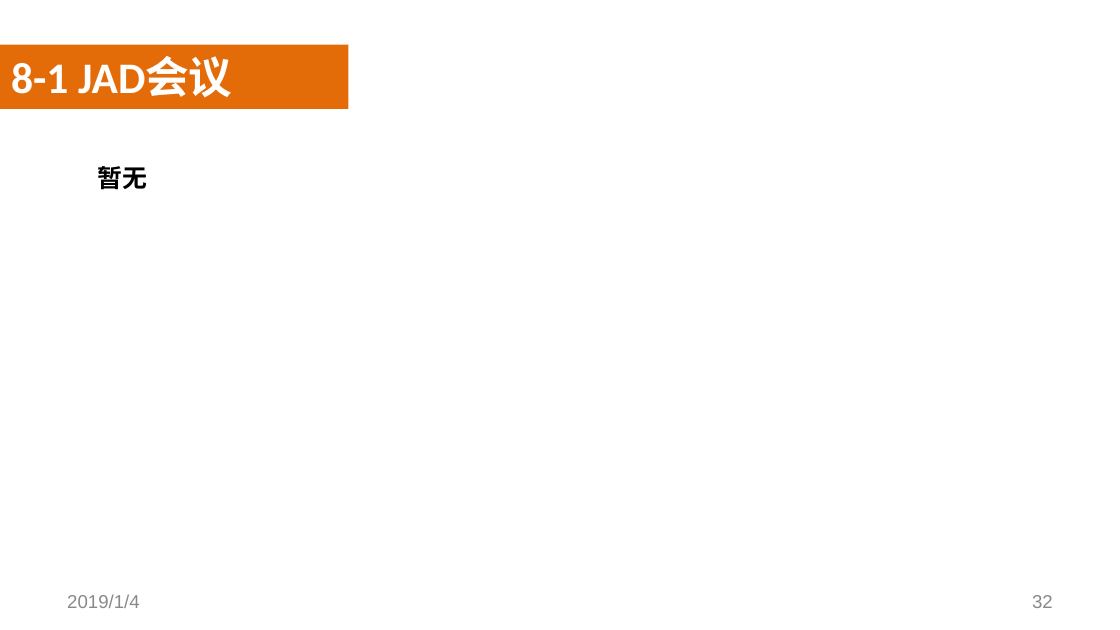
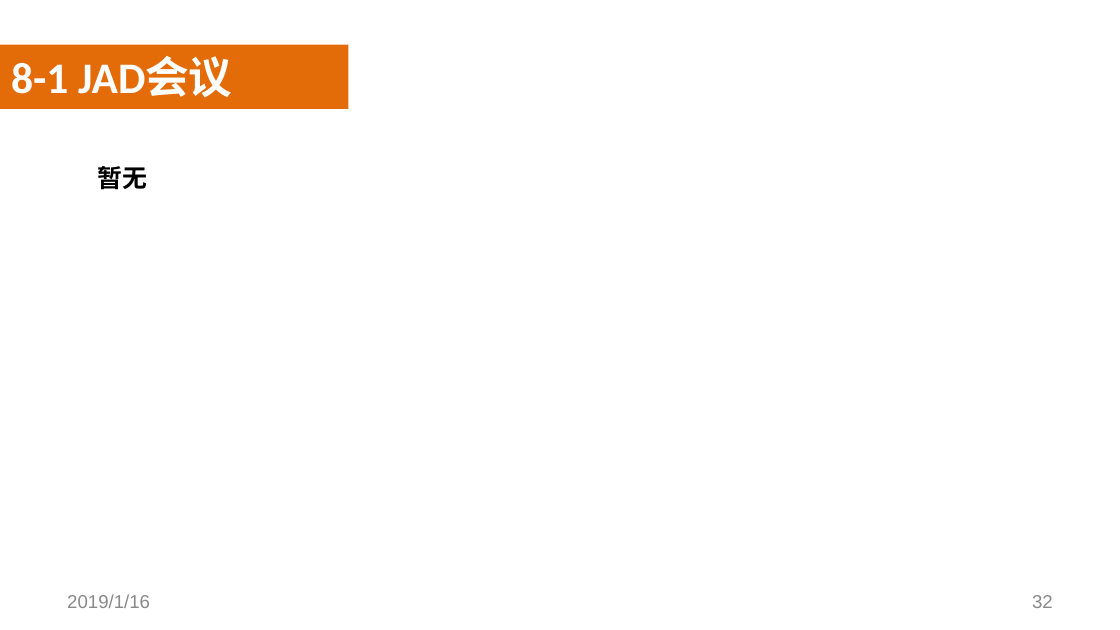
Before and after one commit to SoftwareRequirtmentsG02/Document, a slide deck: slide 32 of 案例教学系统/受控文档/分析设计/PPT/PRD2018-G02-SRS评审PPT.pptx. Drawn at 1120x630 pixels with LibreOffice and Linux fonts; fonts in the diff are those of the drawing; background and template pictures are left out. Boxes give left, top, right and bottom in pixels: in the first picture for what was removed or moved away, otherwise in the second. Text is boxed around its words. In the diff, an @@ line names an element or a change of style, - is before the commit and + after.

```diff
--- a/案例教学系统/受控文档/分析设计/PPT/PRD2018-G02-SRS评审PPT.pptx
+++ b/案例教学系统/受控文档/分析设计/PPT/PRD2018-G02-SRS评审PPT.pptx
@@ text at bbox=[67, 594, 150, 608]: text changed @@
-2019/1/4
+2019/1/16
```
Also in this commit, not shown: 57 other slides changed, 2 other files.
